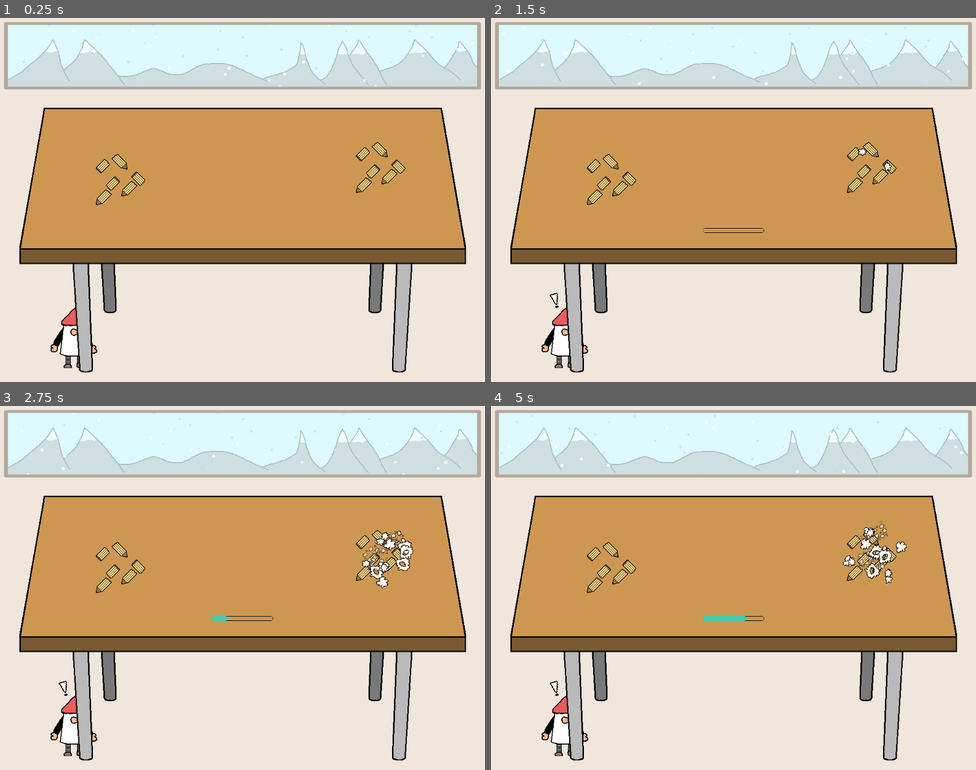
Above: before the commit, frames 1-4 (two rows, left to right).
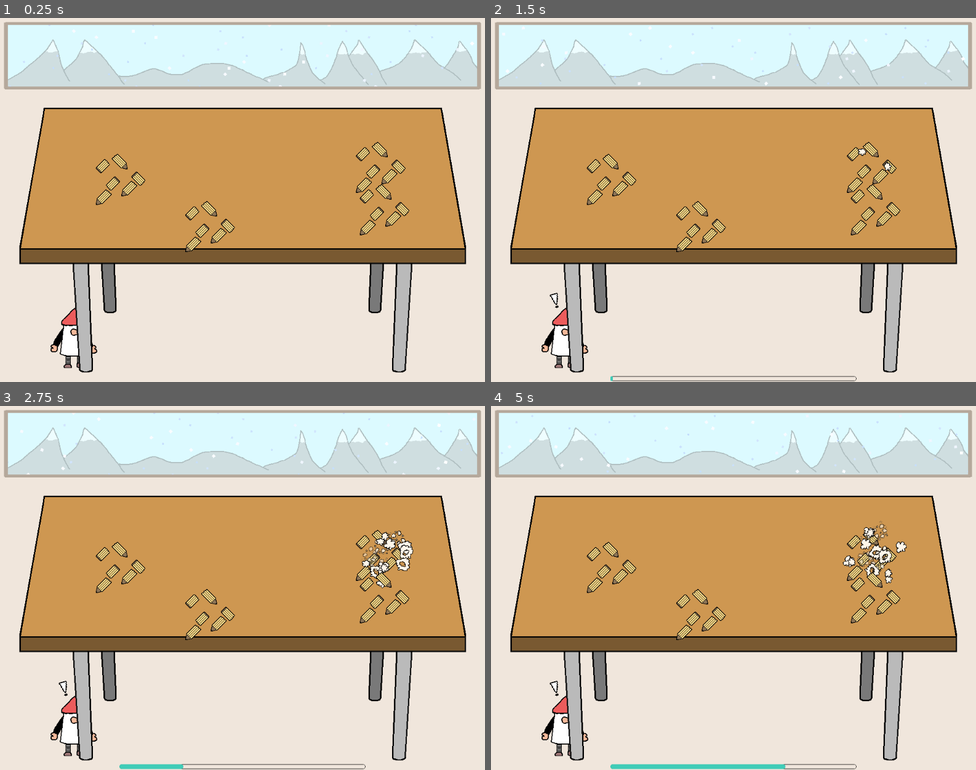
Above: after the commit, the same moments.

Repository: sterco-raro/cozy-winter-jam-2025
Game: Godot game, scene res://Scenes/main.tscn
Same seed, same stepped clock (60 frames per second), same inputs: the game is played once before the commit and once after it.
Inputs (mouse positions are in pixels of both pictures, inside the frame that each line leads up to):
- Up to frame 1 (0.25 s): no input
- Up to frame 2 (1.5 s): tap Enter at 0.5 s; move the mouse to (563, 338) at 0.52 s; click (563, 338) at 0.67 s; move the mouse to (874, 167) at 1.27 s; click (874, 167) at 1.42 s
- Up to frame 3 (2.75 s): move the mouse to (121, 566) at 2.02 s; click (121, 566) at 2.17 s
- Up to frame 4 (5 s): move the mouse to (709, 660) at 2.77 s; click (709, 660) at 2.92 s; move the mouse to (879, 638) at 3.52 s; click (879, 638) at 3.67 s; tap R (reset) at 4.15 s; move the mouse to (588, 529) at 4.27 s; click (588, 529) at 4.42 s

The runs differ from the first frame. In frame 1, 0.8% of the frame differs, in the area x 38-85%, y 45-65%; in frame 2, 1.2%; in frame 3, 1.3%; in frame 4, 1.6%, in the area x 24-85%, y 45-100%.

Commit message:
End of day 2: the basic scenario is almost done, we're missing the items sprites and an ending screen

Diff:
--- a/Scenes/decoration.gd
+++ b/Scenes/decoration.gd
@@ -11,7 +11,7 @@
 @export_category("Particles")
 @export
 var amount: int = 8
-@export_range(1, 100)
+@export_range(1, 500)
 var emission_box_x: int = 1
 @export_range(1, 100)
 var emission_box_y: int = 1
@@ -33,10 +33,11 @@
 	# Amount of particles to spawn
 	_particles.amount = amount
 	# Emission shape
-	var material: ParticleProcessMaterial = _particles.process_material
-	material.emission_box_extents = Vector3(emission_box_x, emission_box_y, 1)
+	_particles.process_material.emission_box_extents = Vector3(emission_box_x, emission_box_y, 1)
 
 func _on_vfx_start() -> void:
+	_particles.amount = amount
+	_particles.process_material.emission_box_extents = Vector3(emission_box_x, emission_box_y, 1)
 	_particles.emitting = true
 
 func _on_vfx_stop() -> void:
--- a/Scenes/interactable.gd
+++ b/Scenes/interactable.gd
@@ -12,7 +12,6 @@
 var texture_fixed: Texture
 
 # Status
-var _active: bool = false
 var _action_complete: bool = false
 
 #region ONREADY PROPS
--- a/Scenes/interactable.tscn
+++ b/Scenes/interactable.tscn
@@ -91,10 +91,16 @@
 [node name="ProgressBar" type="ProgressBar" parent="UI"]
 visible = false
 custom_minimum_size = Vector2(128, 10)
-offset_left = -64.0
-offset_top = 64.0
-offset_right = 64.0
-offset_bottom = 74.0
+anchors_preset = 12
+anchor_top = 1.0
+anchor_right = 1.0
+anchor_bottom = 1.0
+offset_left = -256.0
+offset_top = -396.0
+offset_right = -768.0
+offset_bottom = -386.0
+grow_horizontal = 2
+grow_vertical = 0
 theme_override_styles/background = SubResource("StyleBoxFlat_1jrpn")
 theme_override_styles/fill = SubResource("StyleBoxFlat_dbyj5")
 show_percentage = false
--- a/Scenes/main.gd
+++ b/Scenes/main.gd
@@ -10,9 +10,8 @@
 
 var prefab_interactable: PackedScene = preload("res://Scenes/interactable.tscn")
 
-var items_data = [
-	[ "res://Assets/Graphics/pencils-broken.png", "res://Assets/Graphics/pencils-fixed.png"]
-]
+@export
+var textures: Array[Array] = []
 
 var is_gnome_surprised: bool = false
 #endregion
@@ -41,6 +40,9 @@
 
 	decorations.append($Decoration1)
 	decorations.append($Decoration2)
+	decorations.append($Decoration3)
+	decorations.append($Decoration4)
+	#decorations.append($Decoration5)
 	decorations.shuffle()
 
 	# Spawn random interactable objects
@@ -83,10 +85,9 @@
 		obj.id = i
 		obj.position = Vector2(x, y)
 
-		var texture = ImageTexture.new()
-		var data = items_data.pick_random()
-		obj.texture_broken = texture.create_from_image(Image.load_from_file(data[0]))
-		obj.texture_fixed = texture.create_from_image(Image.load_from_file(data[1]))
+		var data = textures.pick_random()
+		obj.texture_broken = data[0]
+		obj.texture_fixed = data[1]
 
 		interactables.append(obj)
 
@@ -100,11 +101,11 @@
 			return false
 	return true
 
-func _on_task_start(id: int) -> void:
+func _on_task_start(_id: int) -> void:
 	EventBus.action_in_progress = true
 	gnome.show_exclamation_mark(true)
 
-func _on_task_end(id: int) -> void:
+func _on_task_end(_id: int) -> void:
 	gnome.show_exclamation_mark(false)
 	# TODO add different decorations
 	if decorations.size() > 0:
--- a/Scenes/main.tscn
+++ b/Scenes/main.tscn
@@ -1,7 +1,9 @@
-[gd_scene load_steps=17 format=3 uid="uid://ihvo68ayk1vv"]
+[gd_scene load_steps=22 format=3 uid="uid://ihvo68ayk1vv"]
 
 [ext_resource type="Script" path="res://Scenes/main.gd" id="1_gppg3"]
 [ext_resource type="Texture2D" uid="uid://cen1fed6pvnkh" path="res://Assets/Graphics/background.png" id="2_hv02j"]
+[ext_resource type="Texture2D" uid="uid://c70qbvebew7xy" path="res://Assets/Graphics/pencils-broken.png" id="2_unvoj"]
+[ext_resource type="Texture2D" uid="uid://fhft4ha3ane7" path="res://Assets/Graphics/pencils-fixed.png" id="3_1f3g2"]
 [ext_resource type="Shader" path="res://Assets/Shaders/waving_particles.gdshader" id="3_lx0so"]
 [ext_resource type="Texture2D" uid="uid://0pnl5ch08k8r" path="res://Assets/Graphics/desk.png" id="3_pffxn"]
 [ext_resource type="Texture2D" uid="uid://mr870308wmop" path="res://Assets/Graphics/window.png" id="4_lx7sw"]
@@ -12,8 +14,11 @@
 [ext_resource type="Texture2D" uid="uid://xderqa2f6i7o" path="res://Assets/Graphics/exclamation-mark.png" id="8_4oyq0"]
 [ext_resource type="AudioStream" uid="uid://dcwkxtketskvh" path="res://Assets/Audio/christmas-bells-04-279696.mp3" id="8_grmal"]
 [ext_resource type="PackedScene" uid="uid://c11moj128sim1" path="res://Scenes/decoration.tscn" id="9_3ub6o"]
-[ext_resource type="Texture2D" uid="uid://dy3d3o0hv03na" path="res://Assets/Graphics/present.png" id="10_8u3li"]
 [ext_resource type="AudioStream" uid="uid://rmccstn0yha1" path="res://Assets/Audio/peluquero-1-100241.mp3" id="10_uxqms"]
+[ext_resource type="Texture2D" uid="uid://7fl4v5kfifdj" path="res://Assets/Graphics/present-red.png" id="12_fpbki"]
+[ext_resource type="Texture2D" uid="uid://3jk4w2lsyxyp" path="res://Assets/Graphics/present-green.png" id="13_gi53u"]
+[ext_resource type="Texture2D" uid="uid://byax3kins21ta" path="res://Assets/Graphics/lights.png" id="14_yks3h"]
+[ext_resource type="Texture2D" uid="uid://bfqwgdcrntdet" path="res://Assets/Graphics/wreath.png" id="15_xpdy0"]
 
 [sub_resource type="ShaderMaterial" id="ShaderMaterial_qmqem"]
 shader = ExtResource("3_lx0so")
@@ -35,6 +40,7 @@
 
 [node name="Main" type="Node2D"]
 script = ExtResource("1_gppg3")
+textures = Array[Array]([[ExtResource("2_unvoj"), ExtResource("3_1f3g2")]])
 
 [node name="Background" type="Node2D" parent="."]
 metadata/_edit_lock_ = true
@@ -94,7 +100,7 @@
 
 [node name="Decoration1" parent="." instance=ExtResource("9_3ub6o")]
 position = Vector2(237, 307)
-texture = ExtResource("10_8u3li")
+texture = ExtResource("12_fpbki")
 amount = 12
 emission_box_x = 60
 emission_box_y = 30
@@ -102,10 +108,18 @@
 
 [node name="Decoration2" parent="." instance=ExtResource("9_3ub6o")]
 position = Vector2(-196, 203)
-texture = ExtResource("10_8u3li")
+texture = ExtResource("13_gi53u")
 amount = 12
 emission_box_x = 60
 emission_box_y = 30
+metadata/_edit_lock_ = true
+
+[node name="Decoration3" parent="." instance=ExtResource("9_3ub6o")]
+position = Vector2(0, -209)
+texture = ExtResource("14_yks3h")
+amount = 32
+emission_box_x = 460
+emission_box_y = 20
 metadata/_edit_lock_ = true
 
 [node name="Desk" type="Node2D" parent="."]
@@ -121,6 +135,13 @@
 [node name="CollisionPolygon2D" type="CollisionPolygon2D" parent="Desk/Area2D"]
 polygon = PackedVector2Array(-400, -152, -445, 118, 449, 116, 401, -154)
 
+[node name="Decoration4" parent="." instance=ExtResource("9_3ub6o")]
+position = Vector2(0, 165)
+texture = ExtResource("15_xpdy0")
+amount = 24
+emission_box_x = 320
+emission_box_y = 30
+
 [node name="Objects" type="Node2D" parent="."]
 
 [node name="Camera2D" type="Camera2D" parent="."]
Binary file added: Assets/Graphics/lights.png
Not shown, added: Assets/Graphics/lights.png.import
Binary file added: Assets/Graphics/present-green.png
Not shown, changed: Assets/Graphics/present-green.png.import
Renamed: Assets/Graphics/present.png -> Assets/Graphics/present-red.png
Not shown, added: Assets/Graphics/present-red.png.import
Binary file added: Assets/Graphics/wreath.png
Not shown, added: Assets/Graphics/wreath.png.import
